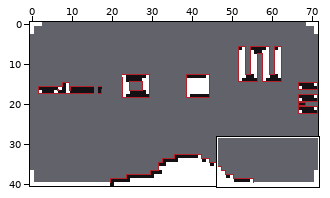
Level history. Tiled map: assets/tilemaps/level1.tmx. The picture above shows the old version from afar; the outline marks the close-up.
Close-up. Before:
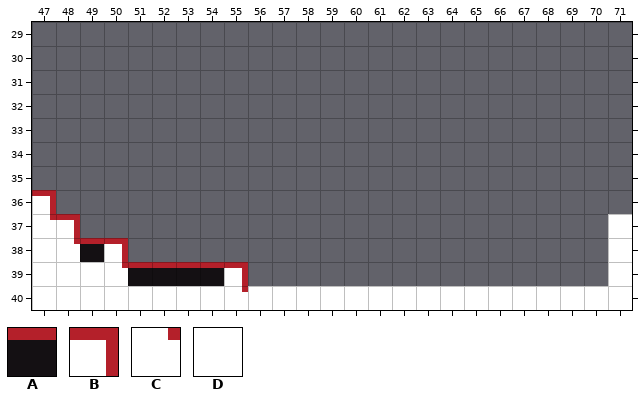
Cells are 4x4 px. Shown: x 47..71, y 29..40. The commit also changed other parts of the map, which this record leaves out.
Key: from "template_tileset": A 10, B 11, C 18, D 33.
_ is an empty cell.
Layer "Tile Layer 1" before, first column x 47:
29 _________________________
30 _________________________
31 _________________________
32 _________________________
33 _________________________
34 _________________________
35 _________________________
36 B________________________
37 CB______________________D
38 DCAB____________________D
39 DDDCAAAAB_______________D
40 DDDDDDDDCDDDDDDDDDDDDDDDD
New version:
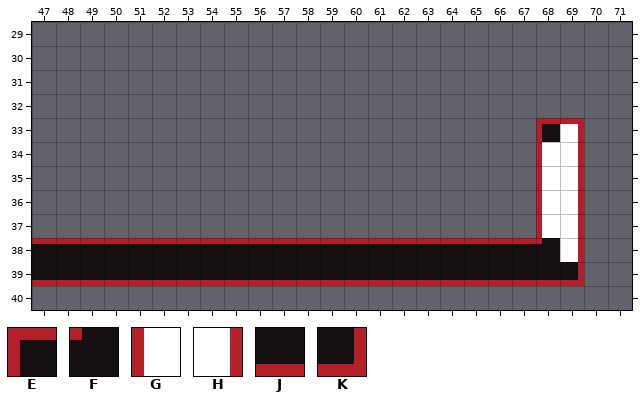
Further tiles: from "template_tileset": E 8, F 17, G 20, H 35, J 45, K 47.
The exact change:
Layer "Tile Layer 1":
Tile B becomes tile A in row 38 at x 50.
Tile C becomes tile A in row 38 at x 48.
Tile D becomes tile A in row 38 at x 47.
The author put tile A in row 38 at x 51 to 67.
The author put tile B in row 33 at x 69.
The author put tile E in row 33 at x 68.
The author put tile F in row 38 at x 68.
The author put tile G in rows 34 to 37 at x 68.
The author put tile H in rows 34 to 38 at x 69.
Tile A becomes tile J in row 39 at x 51 to 54.
Tile B becomes tile J in row 39 at x 55.
Tile C becomes tile J in row 39 at x 50.
Tile D becomes tile J in row 39 at x 47 to 49.
The author put tile J in row 39 at x 56 to 68.
The author put tile K in row 39 at x 69.
Tile B is removed in row 36 at x 47; in row 37 at x 48.
Tile C is removed in row 37 at x 47; in row 40 at x 55.
Tile D is removed in rows 37 to 39 at x 71; in row 40 at x 47 to 54 and 56 to 71.
Boxes around the changes in both close-ups, in picture pixels (x1, y1, x2, y2):
changed: (32, 118, 632, 310)
